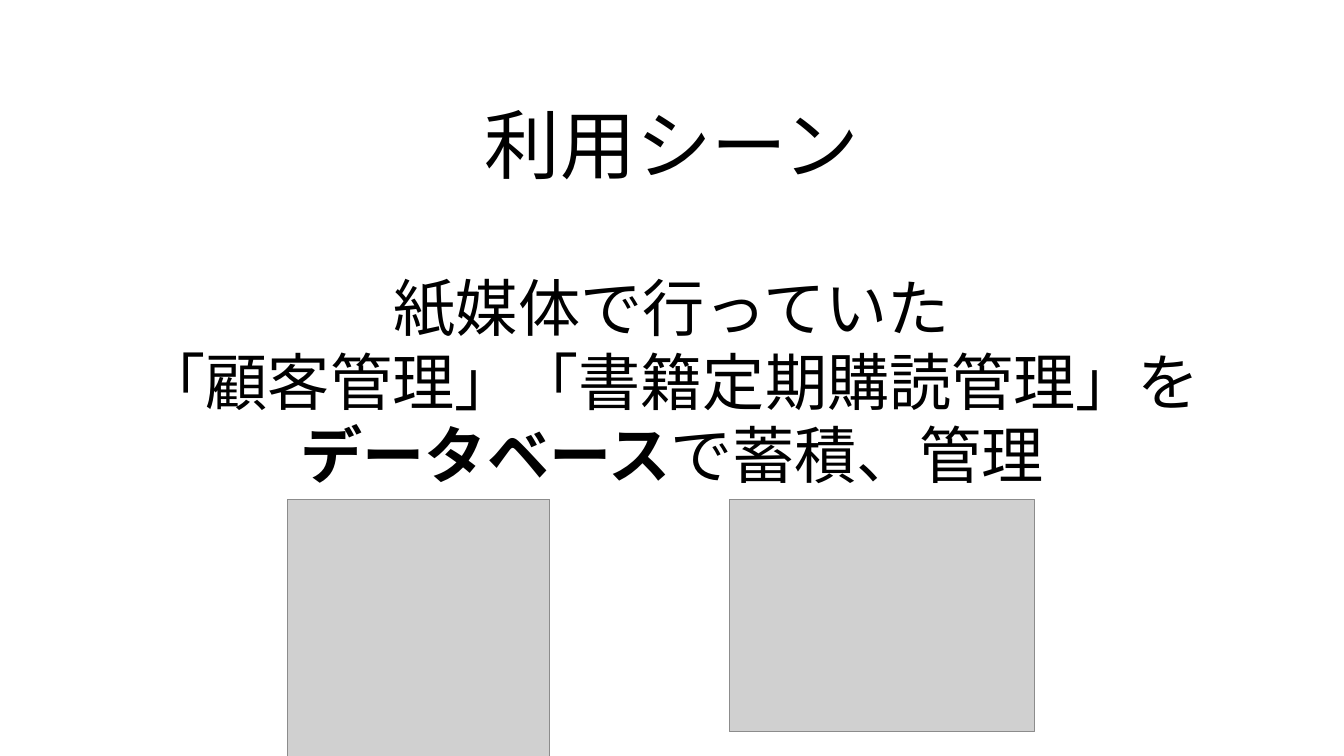
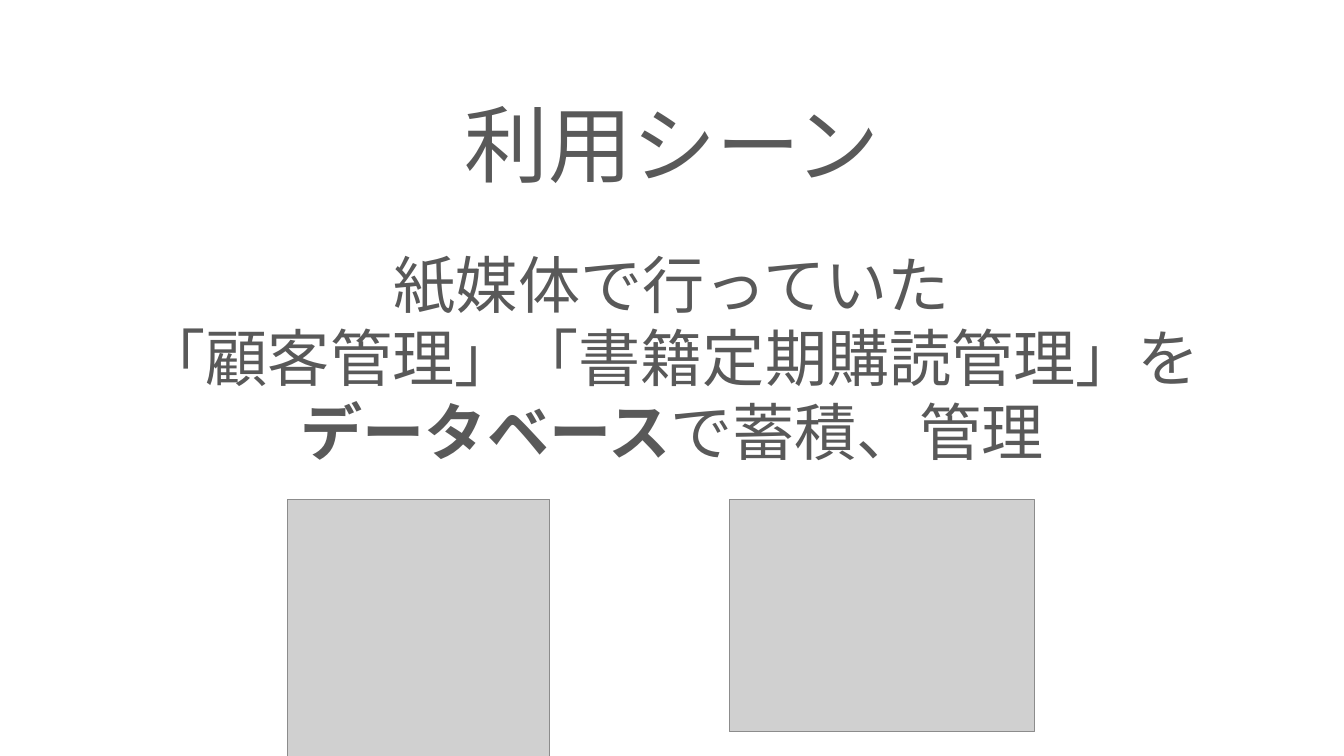
Before and after one commit to ivy239007/PG-, a slide deck: slide 3 of プレゼン資料.pptx. Drawn at 1344x756 pixels with LibreOffice and Linux fonts; fonts in the diff are those of the drawing; grey boxes stand for pictures; background and template pictures are left out. Boxes give left, top, right and bottom in pixels: in the first picture for what was removed or moved away, otherwise in the second. Text is boxed around its words. In the diff, an @@ line names an element or a change of style, - is before the commit and + after.

```diff
--- a/プレゼン資料.pptx
+++ b/プレゼン資料.pptx
@@ title "利用シーン": place and size @@
-title "利用シーン" at [485, 110, 859, 179]
+title "利用シーン" at [464, 106, 880, 183]
@@ title "利用シーン" at [464, 106, 880, 183]: size 54 to 60 pt, text colour #000000 to #595959 @@
@@ subtitle "紙媒体で行っていた": place and size @@
-subtitle "紙媒体で行っていた" at [144, 278, 1200, 483]
+subtitle "紙媒体で行っていた" at [144, 256, 1200, 460]
@@ subtitle "紙媒体で行っていた" at [144, 256, 1200, 460]: text colour #000000 to #595959 @@
```
Also in this commit, not shown: 9 other slides changed.
